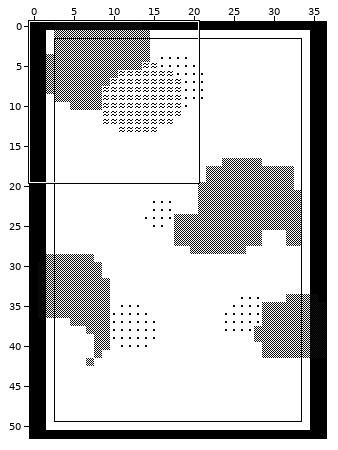
One commit to this Tiled map (JSON): assets/tilemaps/menuTilemap.json. The first picture is a wide view before the edit; the outline marks the close-up.
Close-up. As it was:
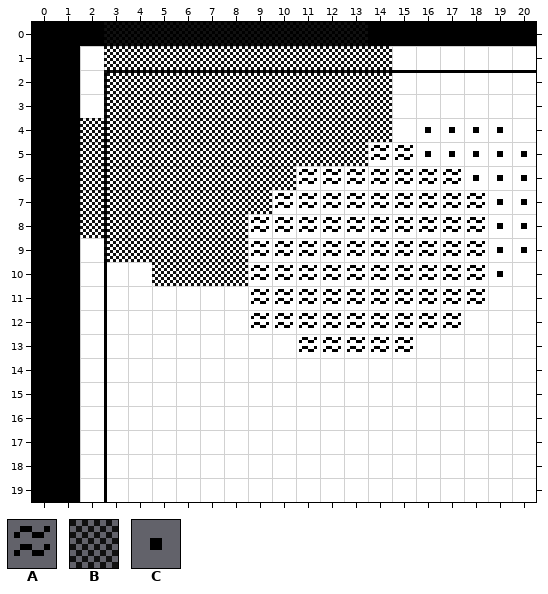
Cells are 8x8 px. Shown: x 0..20, y 0..19. The commit also changed other parts of the map, which this record leaves out.
Key: from "clues_tilesheet": A 3, B 4, C 12.
_ is an empty cell.
Layers that did not change in this view are not listed.
Layer "TutorialCheckers" before, first column x 0:
 0 ___BBBBBBBBBBB_______
 1 ___BBBBBBBBBBBB______
 2 ___BBBBBBBBBBBB______
 3 ___BBBBBBBBBBBB______
 4 __BBBBBBBBBBBBB______
 5 __BBBBBBBBBBBB_______
 6 __BBBBBBBBB__________
 7 __BBBBBBBB___________
 8 __BBBBBBB____________
 9 ___BBBBBB____________
10 _____BBBB____________
11 _____________________
12 _____________________
13 _____________________
14 _____________________
15 _____________________
16 _____________________
17 _____________________
18 _____________________
19 _____________________
Layer "TutorialWaves" before, first column x 0:
 0 _____________________
 1 _____________________
 2 _____________________
 3 _____________________
 4 _____________________
 5 ______________AA_____
 6 ___________AAAAAAA___
 7 __________AAAAAAAAA__
 8 _________AAAAAAAAAA__
 9 _________AAAAAAAAAA__
10 _________AAAAAAAAAA__
11 _________AAAAAAAAAA__
12 _________AAAAAAAAA___
13 ___________AAAAA_____
14 _____________________
15 _____________________
16 _____________________
17 _____________________
18 _____________________
19 _____________________
Layer "TutorialDots" before, first column x 0:
 0 _____________________
 1 _____________________
 2 _____________________
 3 _____________________
 4 ________________CCCC_
 5 ________________CCCCC
 6 __________________CCC
 7 ___________________CC
 8 ___________________CC
 9 ___________________CC
10 ___________________C_
11 _____________________
12 _____________________
13 _____________________
14 _____________________
15 _____________________
16 _____________________
17 _____________________
18 _____________________
19 _____________________
After:
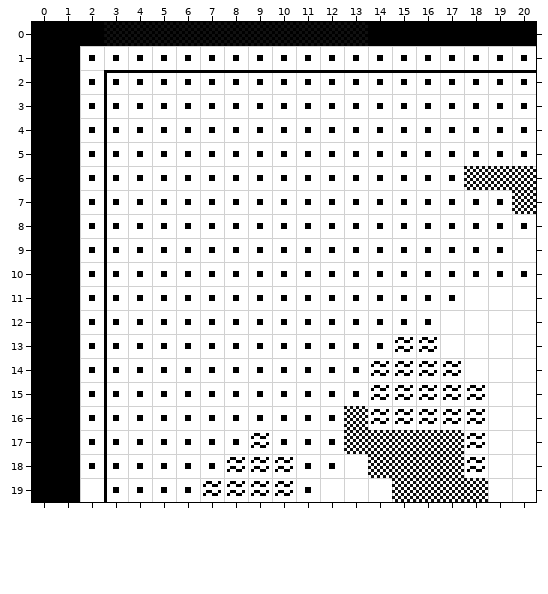
Change:
Layer "TutorialCheckers":
There is now tile B in row 6 at x 18 to 20; in row 7 at x 20; in row 16 at x 13; in row 17 at x 13 to 17; in row 18 at x 14 to 17; in row 19 at x 15 to 18.
Tile B is gone in rows 1 to 3 at x 3 to 14; in row 4 at x 2 to 14; in row 5 at x 2 to 13; in row 6 at x 2 to 10; in row 7 at x 2 to 9; in row 8 at x 2 to 8.
Tile B is gone in row 9 at x 3 to 8; in row 10 at x 5 to 8.
Layer "TutorialWaves":
There is now tile A in row 13 at x 16; in row 14 at x 14 to 17; in rows 15 to 16 at x 14 to 18; in row 17 at x 9 and 18; in row 18 at x 8 to 10 and 18; in row 19 at x 7 to 10.
Tile A is gone in row 5 at x 14 to 15; in row 6 at x 11 to 17; in row 7 at x 10 to 18; in rows 8 to 11 at x 9 to 18; in row 12 at x 9 to 17; in row 13 at x 11 to 14.
Layer "TutorialDots":
There is now tile C in rows 1 to 3 at x 2 to 20; in row 4 at x 2 to 15 and 20; in row 5 at x 2 to 15; in row 6 at x 2 to 17; in rows 7 to 9 at x 2 to 18; in row 10 at x 2 to 18 and 20.
There is now tile C in row 11 at x 2 to 17; in row 12 at x 2 to 16; in row 13 at x 2 to 14; in rows 14 to 15 at x 2 to 13; in row 16 at x 2 to 12; in row 17 at x 2 to 8 and 10 to 12.
There is now tile C in row 18 at x 2 to 7 and 11 to 12; in row 19 at x 3 to 6 and 11.
Tile C is gone in row 6 at x 18 to 20; in row 7 at x 20; in row 9 at x 20.
